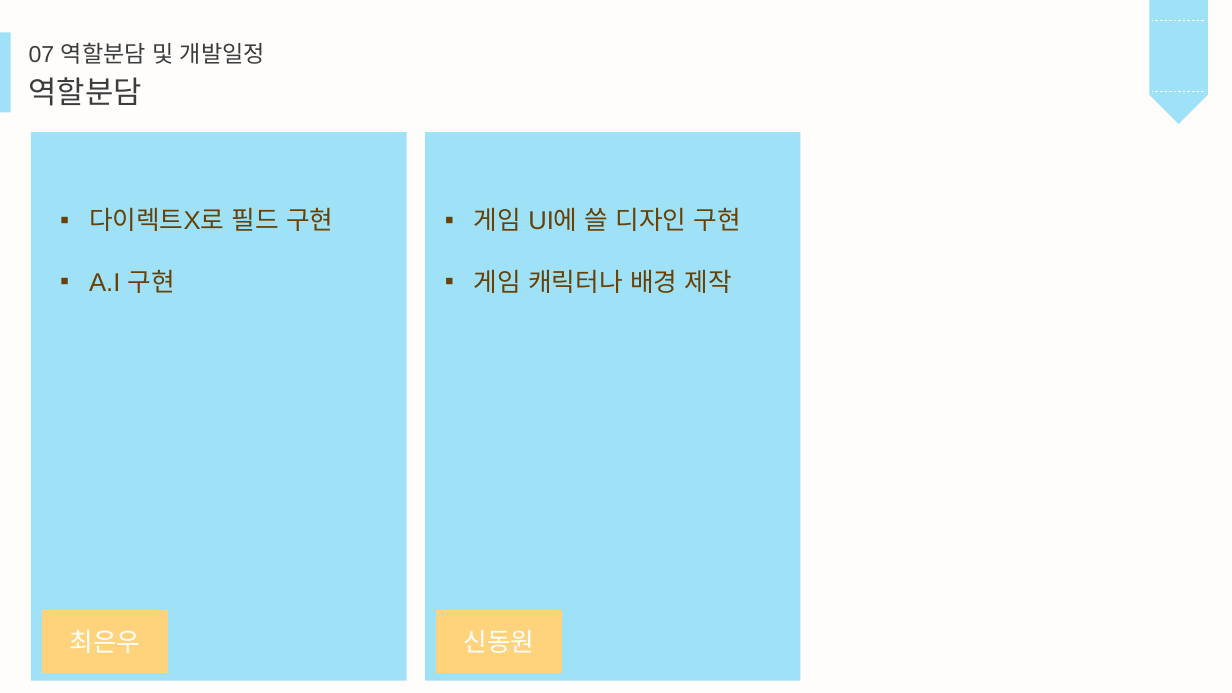
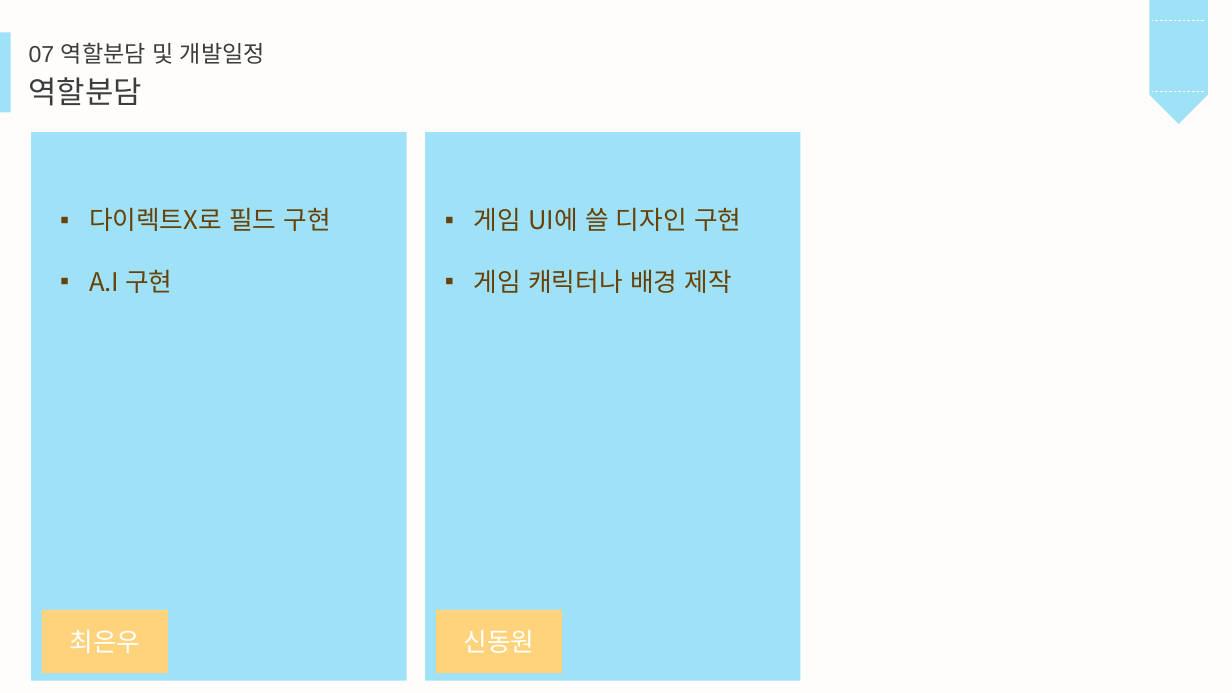
Before and after one commit to dmsdn16/kpu_projects, a slide deck: slide 17 of 졸업작품 제안서/졸업작품 초안 세이브 (3).pptx. Drawn at 1232x693 pixels with LibreOffice and Linux fonts; fonts in the diff are those of the drawing; background and template pictures are left out. Boxes give left, top, right and bottom in pixels: in the first picture for what was removed or moved away, otherwise in the second. Text is boxed around its words. In the diff, an @@ line names an element or a change of style, - is before the commit and + after.

```diff
--- a/졸업작품 제안서/졸업작품 초안 세이브 (3).pptx
+++ b/졸업작품 제안서/졸업작품 초안 세이브 (3).pptx
@@ text "다이렉트X로 필드 구현" at bbox=[89, 207, 331, 293]: font Arial to Noto Sans CJK KR @@
@@ text "게임 UI에 쓸 디자인 구현" at bbox=[474, 207, 741, 293]: font Arial to Noto Sans CJK KR @@
```
Also in this commit, not shown: 7 other slides changed, 1 other file.
